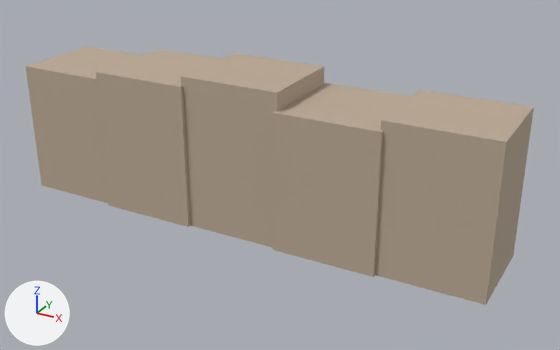
One commit to the glTF model public/models/props/hedge_run.glb: the scene before it, then after it.
Before and after are seen from a 50 mm lens placed at (2.93, -4.92, 2.89), pointed at (0.22, 0.01, 0.42). Lighting does not change. The marker at lower left points along +X, +Y and +Z. The first picture is the older version. Vertices at exactly the same position are counted once.

Names of what the first picture shows: 'props_hedge_run'.
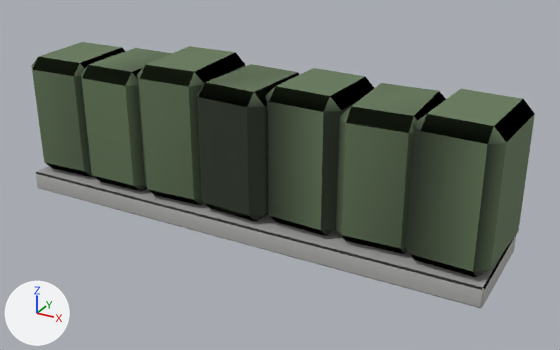
Changed parts and their boxes [x1, y1, x2, y2] in the pictures (560 x 350 px):
'props_hedge_run', reshaped, moved, rescaled, recoloured: before [25, 47, 534, 305]; after [32, 42, 535, 308]
part 1 of me_props_hedge_run, rebuilt (20% narrower, 13% shorter): before [25, 47, 141, 203]; after [32, 42, 125, 177]
part 2 of me_props_hedge_run, rebuilt (18% narrower, 12% shorter): before [375, 90, 534, 305]; after [405, 89, 535, 277]
part 3 of me_props_hedge_run, rebuilt: before [96, 49, 222, 227]; after [137, 46, 245, 205]
part 4 of me_props_hedge_run, rebuilt: before [180, 53, 324, 248]; after [197, 64, 299, 222]
part 5 of me_props_hedge_run, rebuilt (21% narrower, 13% shorter): before [272, 83, 411, 277]; after [265, 68, 374, 236]
part 6 of me_props_hedge_run, added: after [36, 166, 516, 308]
part 7 of me_props_hedge_run, added (green): after [81, 48, 172, 191]
part 8 of me_props_hedge_run, added (green): after [336, 83, 446, 254]

Edits to the bpy script that builds the scene:
```text
Add mat_kerb_stone:
    mat_kerb_stone = bpy.data.materials.new('kerb_stone')
    # nodes: BsdfPrincipled, Mix, OutputMaterial, VertexColor
    # colours: light grey #cbcbc8, mixed with the vertex colours
Add mat_foliage:
    mat_foliage = bpy.data.materials.new('foliage')
    # nodes: BsdfPrincipled, Mix, OutputMaterial, VertexColor
    # colours: dark green #657959, mixed with the vertex colours
Change me_props_hedge_run:
    used by ob_props_hedge_run; location = (0.0, 0.0, 0.62); scale = (2.01, 2.01, 2.01)
    remove me_props_hedge_run.from_pydata(...)  # 40 vertices, 60 faces; spans x -1.0..1.0, y -0.2..0.2, z -0.31..0.31
    remove me_props_hedge_run.materials.append(mat_timber_bare)  # beige #bcaa95
    add me_props_hedge_run.from_pydata(...)  # 192 vertices, 352 faces; spans x -1.0..1.0, y -0.22..0.22, z -0.31..0.31
    me_props_hedge_run part 1: the loose piece of 8 vertices spanning x -1.0..-0.59, y -0.19..0.19, z -0.31..0.24 is rebuilt with 24 vertices and now spans x -1.0..-0.68, y -0.2..0.18, z -0.23..0.27, in mat_foliage
    me_props_hedge_run part 2: the loose piece of 8 vertices spanning x 0.59..1.0, y -0.19..0.19, z -0.31..0.27 is rebuilt with 24 vertices and now spans x 0.68..1.0, y -0.21..0.2, z -0.23..0.3, in mat_foliage
    me_props_hedge_run part 3: the loose piece of 8 vertices spanning x -0.6..-0.19, y -0.2..0.2, z -0.31..0.27 is rebuilt with 24 vertices and now spans x -0.44..-0.12, y -0.2..0.2, z -0.23..0.31, in mat_foliage
    me_props_hedge_run part 4: the loose piece of 8 vertices spanning x -0.2..0.2, y -0.19..0.19, z -0.31..0.31 is rebuilt with 24 vertices and now spans x -0.16..0.16, y -0.21..0.19, z -0.23..0.28, in mat_foliage
    me_props_hedge_run part 5: the loose piece of 8 vertices spanning x 0.19..0.6, y -0.2..0.2, z -0.31..0.24 is rebuilt with 24 vertices and now spans x 0.12..0.44, y -0.19..0.18, z -0.23..0.3, in mat_foliage
    me_props_hedge_run part 6: a new loose piece of 24 vertices spanning x -0.98..0.98, y -0.22..0.22, z -0.31..-0.23, in mat_kerb_stone
    me_props_hedge_run part 7: a new loose piece of 24 vertices spanning x -0.72..-0.41, y -0.2..0.19, z -0.23..0.27, in mat_foliage
    me_props_hedge_run part 8: a new loose piece of 24 vertices spanning x 0.4..0.72, y -0.18..0.21, z -0.23..0.28, in mat_foliage
    add me_props_hedge_run.materials.append(mat_kerb_stone)
    add me_props_hedge_run.materials.append(mat_foliage)
Change ob_props_hedge_run:
    ob_props_hedge_run.location: (0.0, 0.0, 0.62) -> (0.003, 0.0, 0.634)
    ob_props_hedge_run.scale: (2.01, 2.01, 2.01) -> (2.03, 2.03, 2.03)
```
